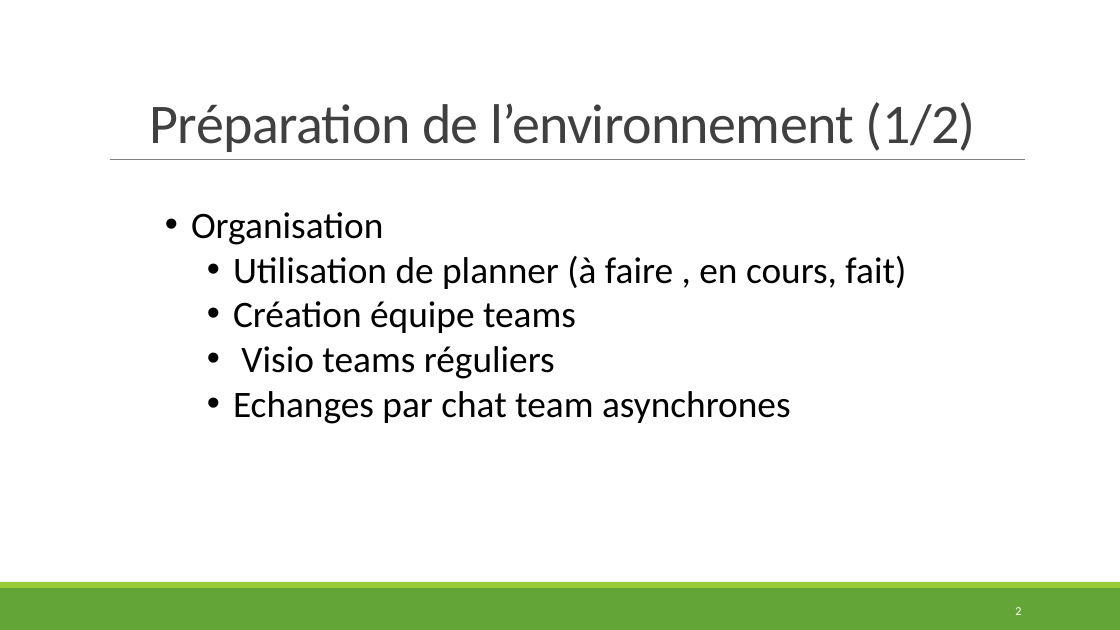
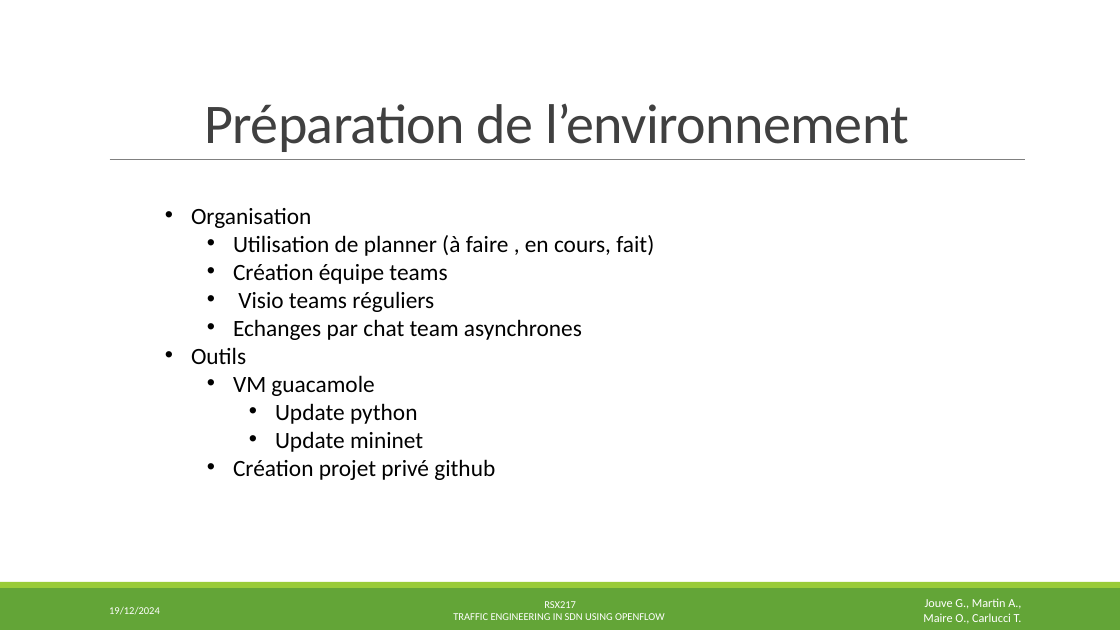
Before and after one commit to soranjade/RSX217_MINI-PROJ, a slide deck: slide 1 of presentation_19nov24.pptx (slide 2 before the commit). Drawn at 1120x630 pixels with LibreOffice and Linux fonts; fonts in the diff are those of the drawing. Boxes give left, top, right and bottom in pixels: in the first picture for what was removed or moved away, otherwise in the second. Text is boxed around its words. In the diff, an @@ line names an element or a change of style, - is before the commit and + after.

Commit message:
on passe à 3 slides
j'ai viré le slide 1 et 5
j'ai fusionné les anciens slides 2 et 3
j'ai modifié les pieds de  pages

```diff
--- a/presentation_19nov24.pptx
+++ b/presentation_19nov24.pptx
@@ title at [204, 104, 909, 152]: text changed @@
-Préparation de l’environnement (1/2)
+Préparation de l’environnement
@@ text at [191, 208, 654, 340]: size 32 to 20 pt in "Organisation", "Utilisation de planner (à faire , en ...", "Création équipe teams", "Visio teams réguliers" and 1 more places @@
@@ text at [191, 347, 495, 480]: paragraphs added @@
+• Outils
+  • VM guacamole
+    • Update python
+    • Update mininet
+  • Création projet privé github
@@ text added at [923, 598, 1022, 624], 10.5 pt, text #FFFFFF @@
+Jouve G., Martin A., Maire O., Carlucci T.
@@ text added at [109, 607, 160, 614], 9 pt, text #FFFFFF @@
+19/12/2024
@@ text added at [453, 601, 665, 620], 9 pt, text #FFFFFF @@
+RSX217
+TRAFFIC ENGINEERING IN SDN USING OPENFLOW
@@ page number removed at [1015, 607, 1021, 615] @@
-2
```
Also in this commit, not shown: 2 slides added, 5 slides removed.
